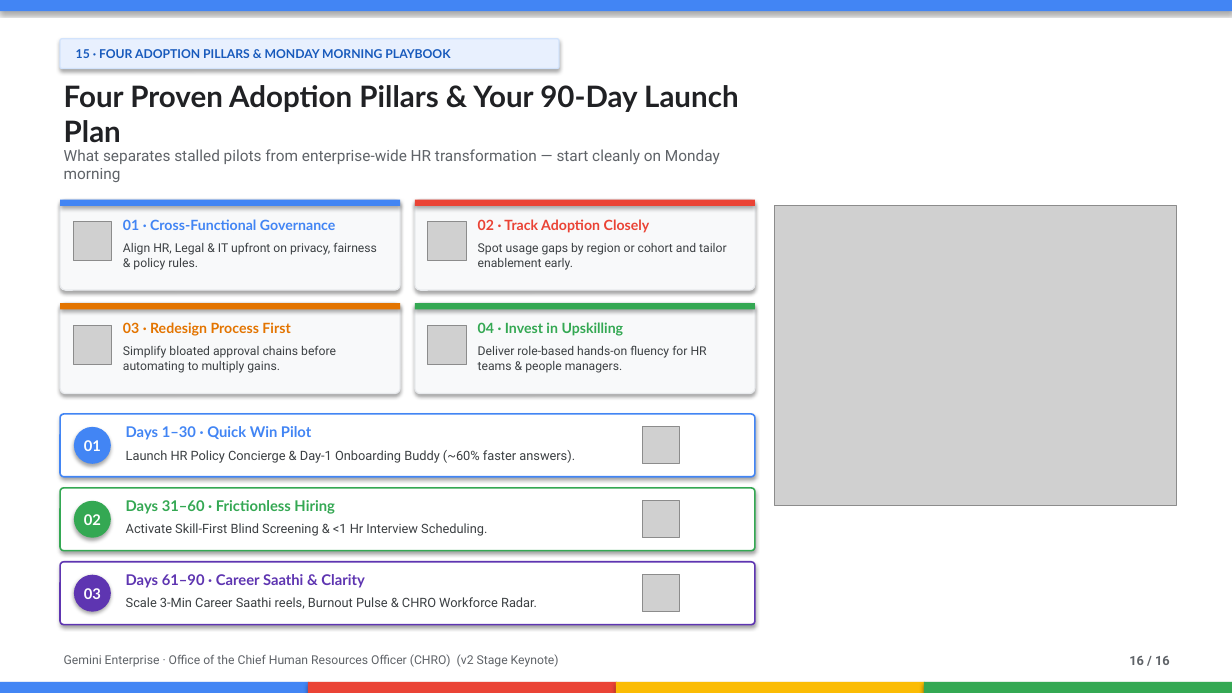
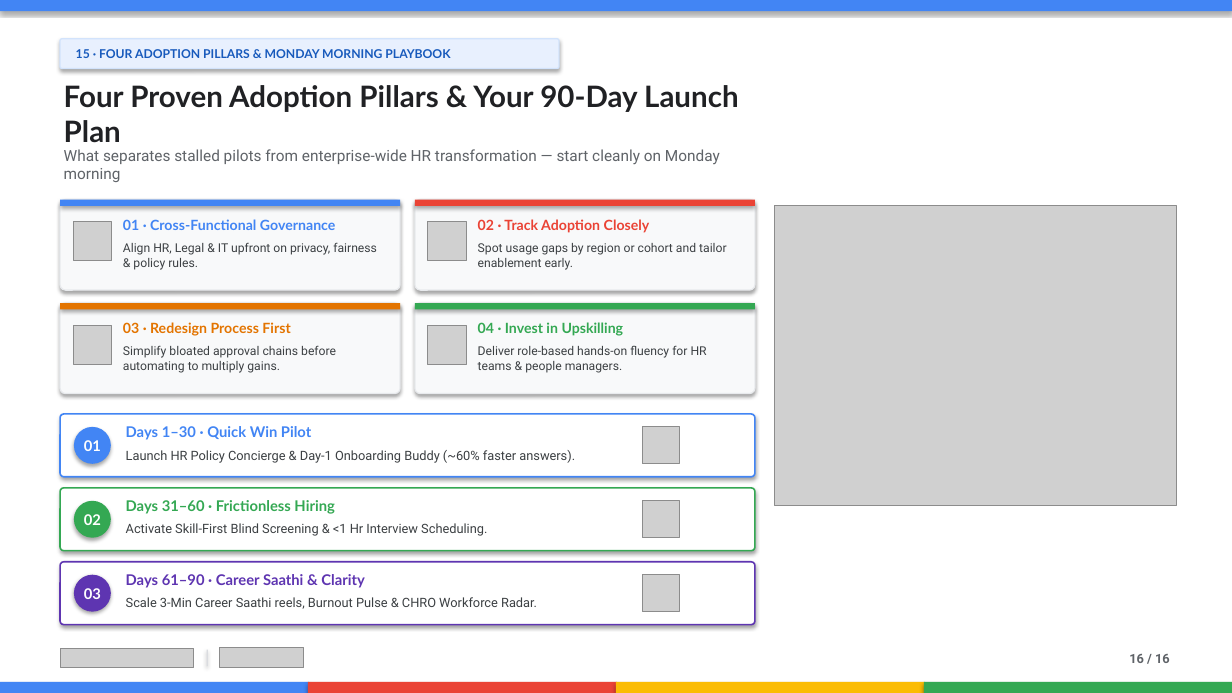
Before and after one commit to zuhaibp656/CHRO-Agentic-Transformation, a slide deck: slide 16 of CHRO_Agentic_Transformation_Keynote_v2.pptx. Drawn at 1232x693 pixels with LibreOffice and Linux fonts; fonts in the diff are those of the drawing; grey boxes stand for pictures; background and template pictures are left out. Boxes give left, top, right and bottom in pixels: in the first picture for what was removed or moved away, otherwise in the second. Text is boxed around its words. In the diff, an @@ line names an element or a change of style, - is before the commit and + after.

Commit message:
Add Google Cloud + Gemini slide lockups, faded OG background, and remove repeated CHRO slide footer

```diff
--- a/CHRO_Agentic_Transformation_Keynote_v2.pptx
+++ b/CHRO_Agentic_Transformation_Keynote_v2.pptx
@@ rectangle removed at (0, 0, 1232, 693) @@
@@ picture added at (60, 648, 194, 667) @@
@@ text removed at (64, 654, 559, 667) @@
-Gemini Enterprise · Office of the Chief Human Resources Officer (CHRO) (v2 Stage Keynote)
@@ rectangle added at (207, 650, 208, 666), fill #DADCE0 @@
@@ picture added at (220, 647, 304, 667) @@
@@ text "16 / 16" at (1129, 654, 1170, 663): vertical alignment top to middle @@
```
Also in this commit, not shown: 15 other slides changed, 11 other files.
